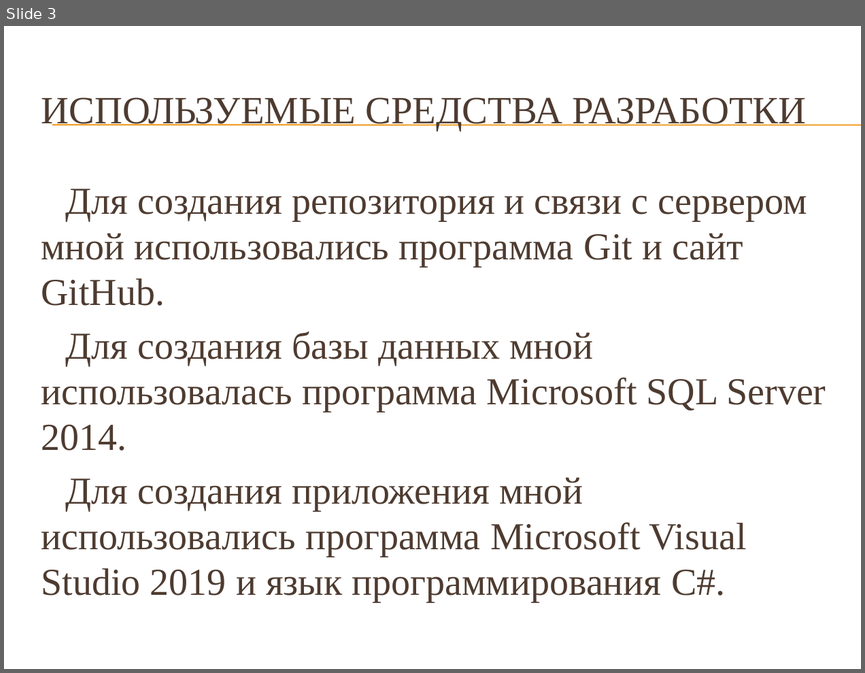
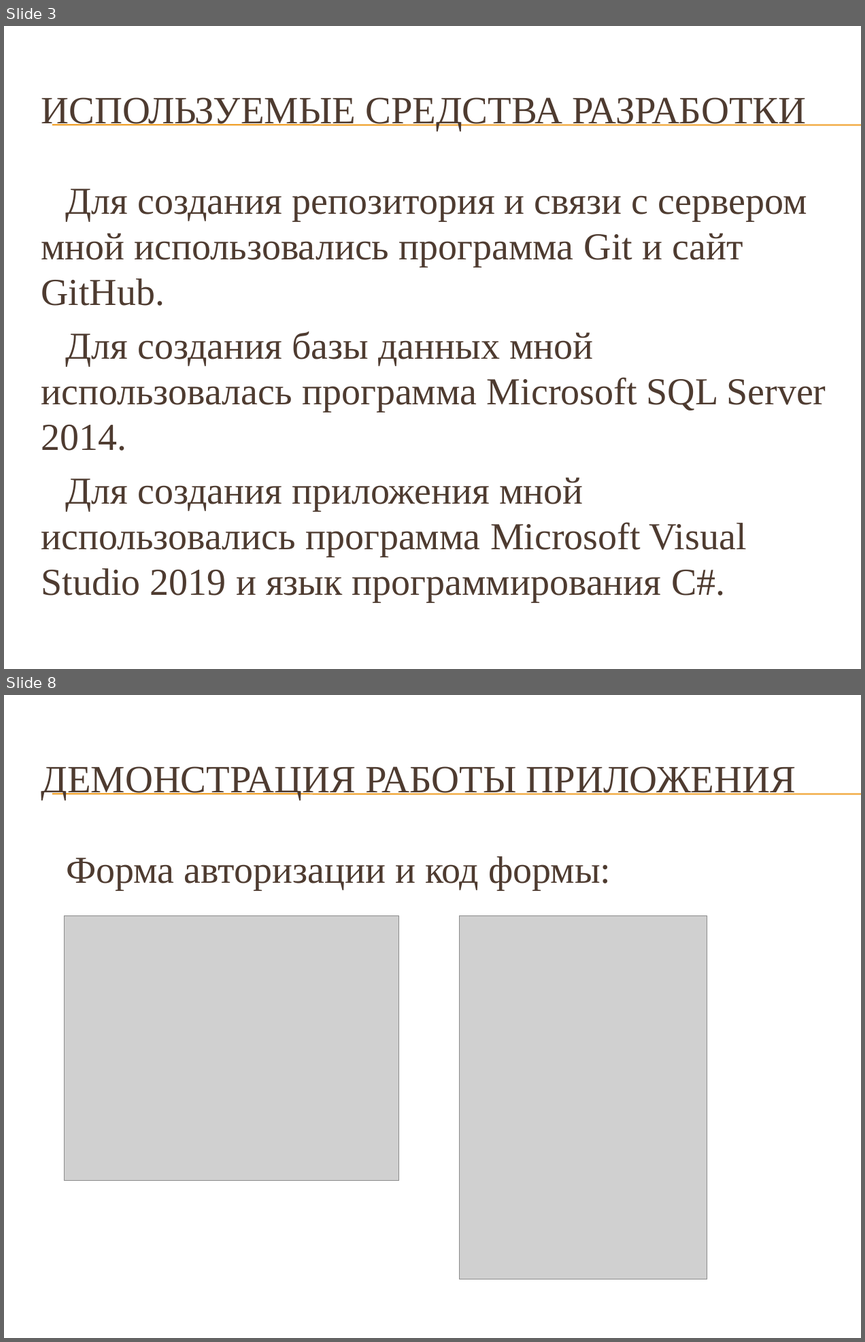
Before and after one commit to Krak12/Abilympics4, a slide deck: Abilympics4.pptx. Shown one above the other, each under a label of ours: slide 3 before the commit, slides 3 and 8 after it; the slides between them are not shown. The pictures are 865x673 and 865x1342 pixels, drawn with LibreOffice and Linux fonts; fonts in the diff are those of the drawing; grey boxes stand for pictures; background and template pictures are left out. Boxes give left, top, right and bottom in pixels: in the first picture for what was removed or moved away, otherwise in the second. Text is boxed around its words. In the diff, an @@ line names an element or a change of style, - is before the commit and + after.

```diff
--- a/Abilympics4.pptx
+++ b/Abilympics4.pptx
@@ slide 8 added at (x1=4, y1=695, x2=861, y2=1338), background picture (left out); not listed: 2 template elements that a slide beside it also shows @@
@@ title added at (x1=41, y1=766, x2=796, y2=800), 32.4 pt, text #4E3B30 @@
+ДЕМОНСТРАЦИЯ РАБОТЫ ПРИЛОЖЕНИЯ
@@ text added at (x1=66, y1=856, x2=611, y2=889), 32 pt, text #4E3B30 @@
+Форма авторизации и код формы:
@@ picture added at (x1=64, y1=916, x2=399, y2=1180) @@
@@ picture added at (x1=459, y1=916, x2=706, y2=1279) @@
```
Also in this commit, not shown: 2 slides changed, 12 other slides added, 13 slides removed.
